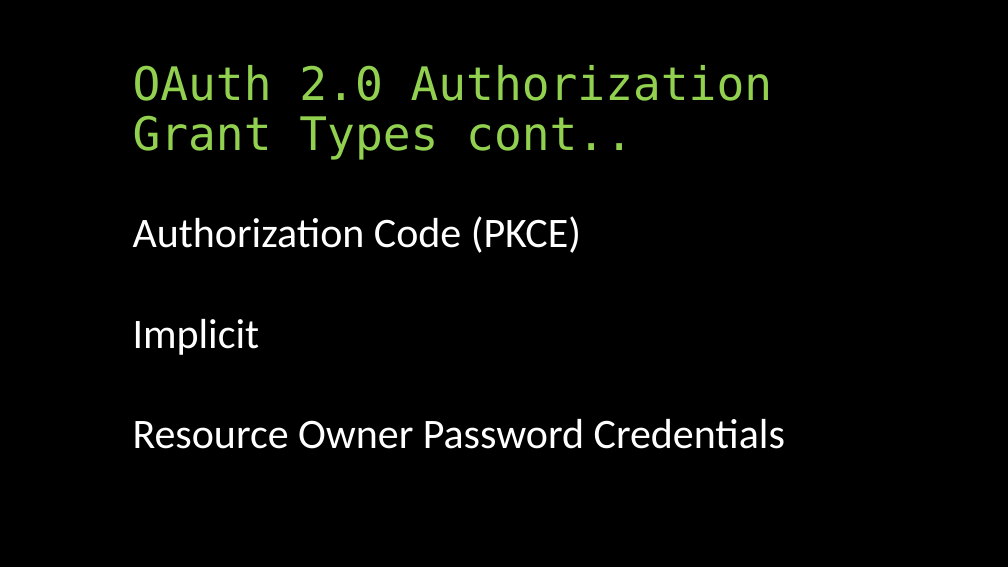
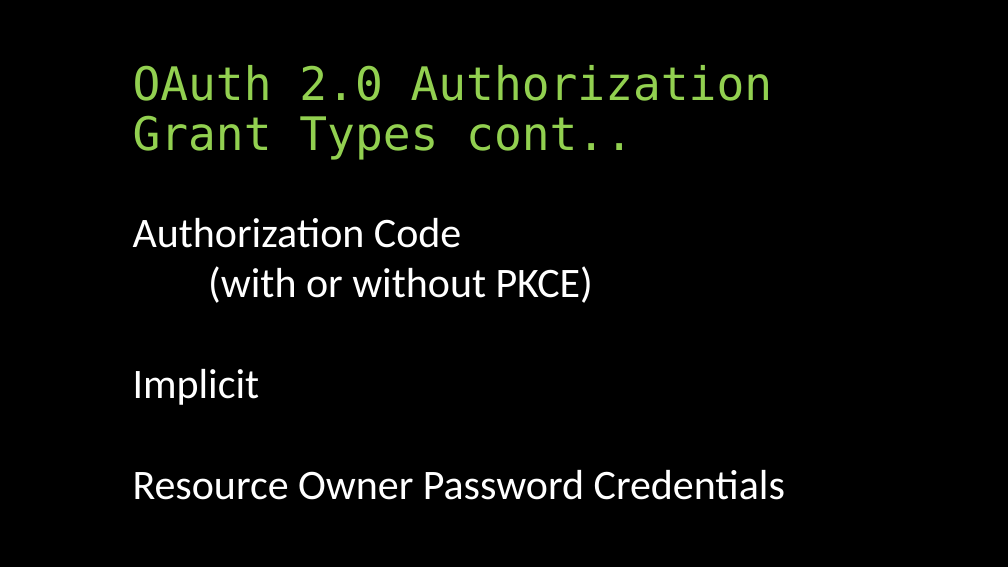
Before and after one commit to aaronralls/IdentityServer4Presentations, a slide deck: slide 14 of Authorization-IdentityServer4v2.pptx (slide 12 before the commit). Drawn at 1008x567 pixels with LibreOffice and Linux fonts; fonts in the diff are those of the drawing. Boxes give left, top, right and bottom in pixels: in the first picture for what was removed or moved away, otherwise in the second. Text is boxed around its words. In the diff, an @@ line names an element or a change of style, - is before the commit and + after.

```diff
--- a/Authorization-IdentityServer4v2.pptx
+++ b/Authorization-IdentityServer4v2.pptx
@@ text at (133,218,593,303): text changed @@
-Authorization Code (PKCE)
+Authorization Code
+(with or without PKCE)
```
Also in this commit, not shown: 6 other slides changed, 1 slide added, 1 other file.
